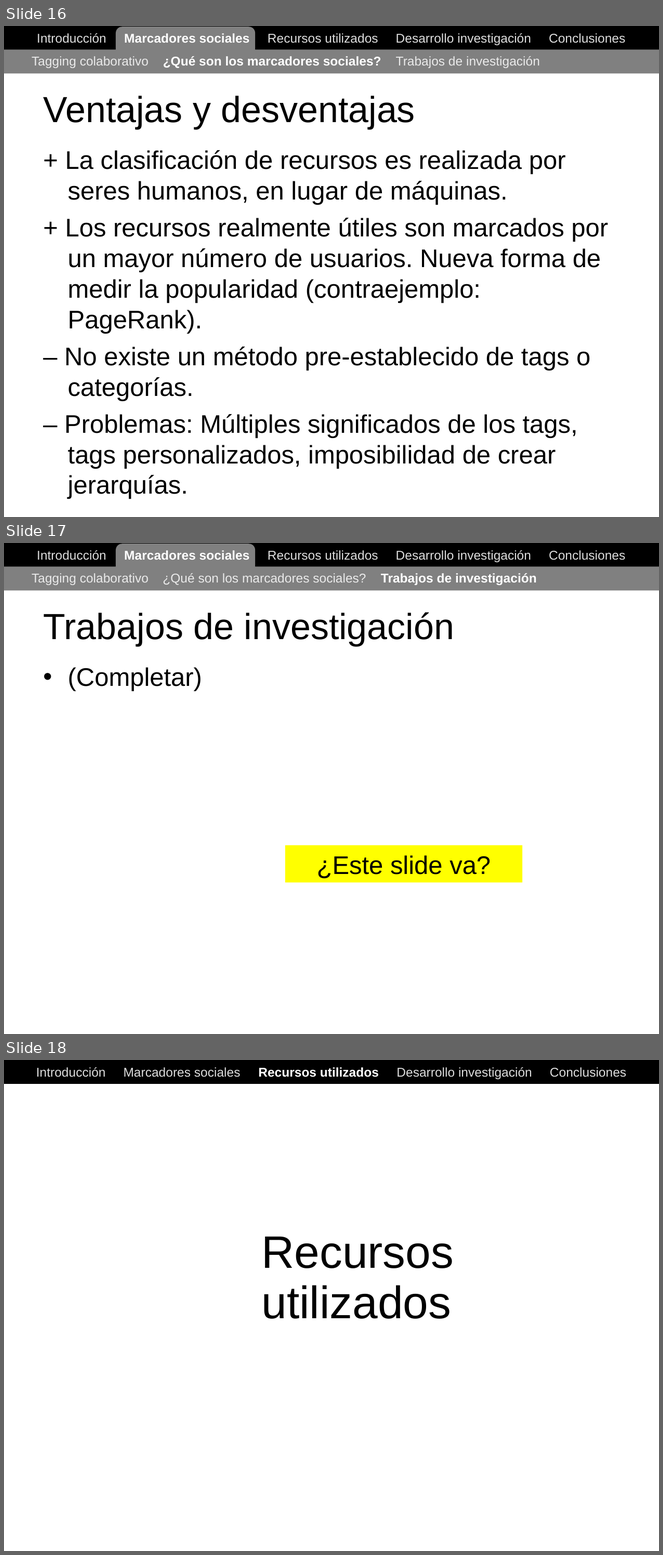
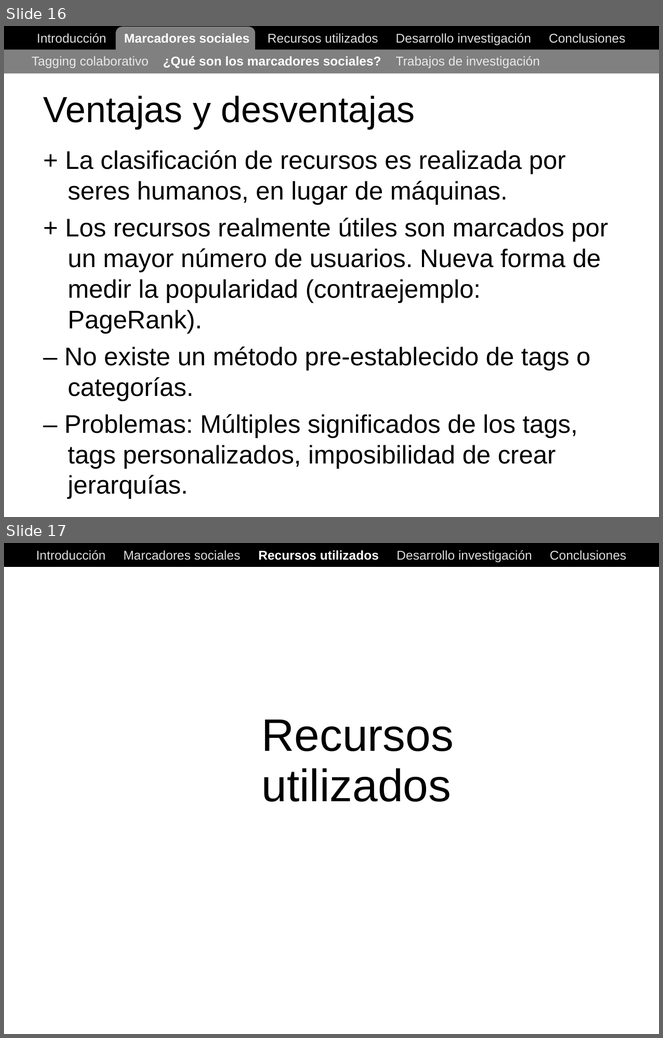
Before and after one commit to ak907kenai/nicotournetesis, a slide deck: docs_trunk/Nicolás Tourné - Presentación Tesis (v1).ppt. Shown one above the other, each under a label of ours: slides 16, 17 and 18 before the commit, slides 16 and 17 after it. The pictures are 663x1555 and 663x1038 pixels, drawn with LibreOffice and Linux fonts; fonts in the diff are those of the drawing. Boxes give left, top, right and bottom in pixels: in the first picture for what was removed or moved away, otherwise in the second. Text is boxed around its words. In the diff, an @@ line names an element or a change of style, - is before the commit and + after.

```diff
--- a/docs_trunk/Nicolás Tourné - Presentación Tesis (v1).ppt
+++ b/docs_trunk/Nicolás Tourné - Presentación Tesis (v1).ppt
@@ slide 17 removed at bbox=[4, 543, 659, 1034], background #FFFFFF @@
@@ rectangle removed at bbox=[4, 543, 659, 566] @@
@@ text removed at bbox=[37, 550, 625, 562] @@
-Introducción Marcadores sociales Recursos utilizados Desarrollo investigación Conclusiones
@@ rounded rectangle removed at bbox=[116, 544, 256, 583] @@
@@ rectangle removed at bbox=[4, 566, 659, 590] @@
@@ text removed at bbox=[32, 573, 537, 585] @@
-Tagging colaborativo ¿Qué son los marcadores sociales? Trabajos de investigación
@@ title removed at bbox=[43, 612, 454, 646] @@
-Trabajos de investigación
@@ text removed at bbox=[68, 667, 202, 692] @@
-• (Completar)
@@ rectangle removed at bbox=[285, 846, 522, 883] @@
-¿Este slide va?
@@ what was slide 18 is now slide 17 @@
```
Also in this commit, not shown: 6 slides changed, 1 other file.
